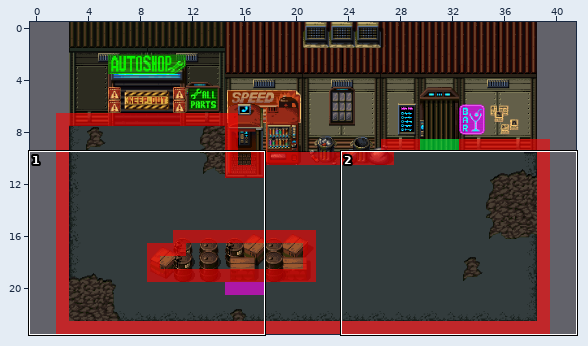
A Tiled map gets an edit: output/assets/maps/world_cantina_exterior.tmx. Above, an overview of the earlier version with the close-up marked.
Close-up. Before:
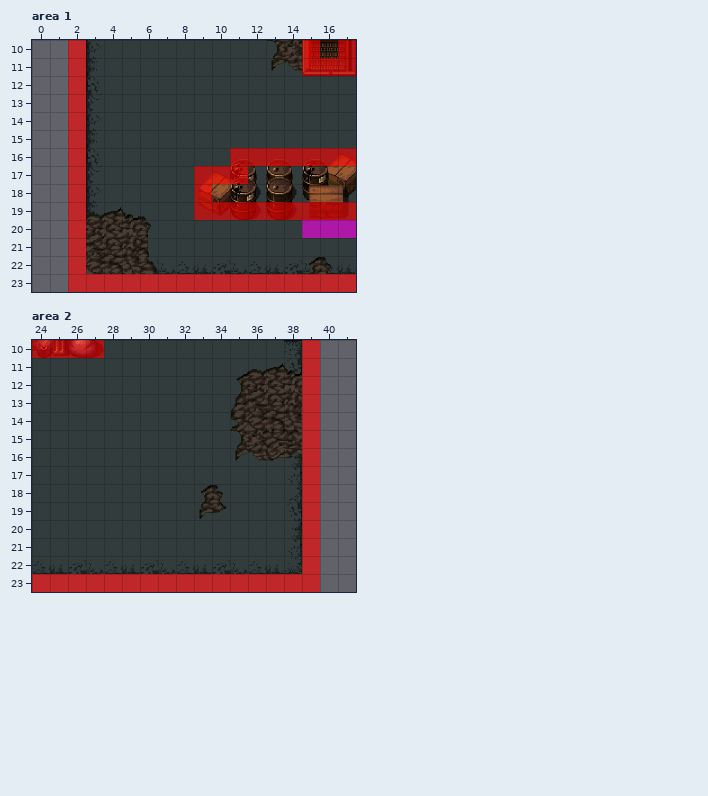
Cells are 32x32 px. Shown: area 1 x 0..17, y 10..23; area 2 x 24..41, y 10..23. The commit also changed other parts of the map, which this record leaves out. The old version is drawn lined up with the new one.
And afterwards:
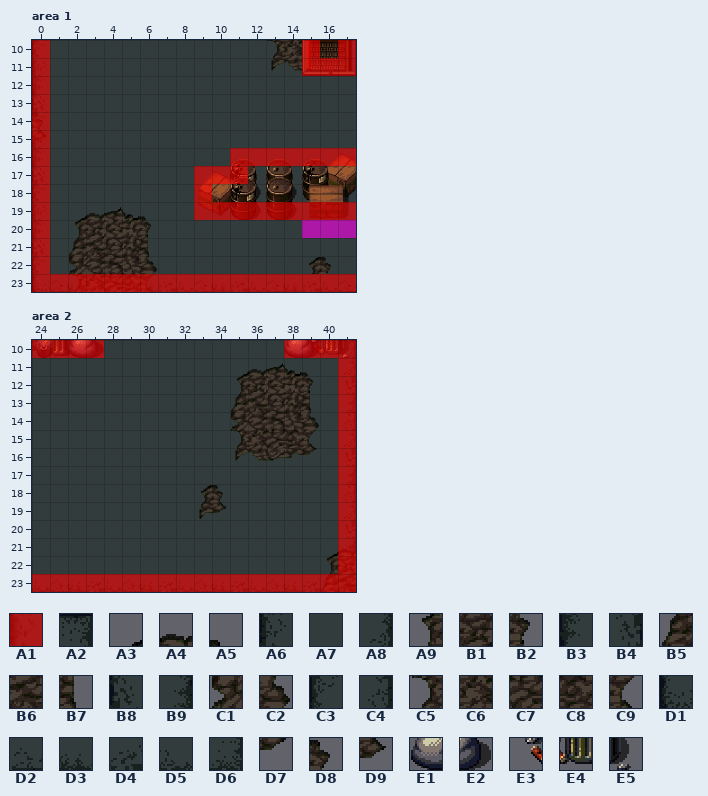
Key: from "collisions": A1 0; from "gasstation_v01_w": A2 14, A3 21, A4 22, A5 25, A6 35, A7 36, A8 40, A9 47, B1 48, B2 51, B3 61, B4 66, B5 73, B6 74, B7 77, B8 87, B9 92, C1 99, C2 103, C3 113, C4 118, C5 125, C6 126, C7 127, C8 128, C9 129, D1 139, D2 140, D3 141, D4 142, D5 143, D6 144, D7 155, D8 181, D9 207, E1 333, E2 334, E3 449, E4 450, E5 451.
__ is an empty cell.
Tiles replaced or removed in this view: A1, A2, A6, A8, B3, B4, B8, B9, C3, C4, D2, D3, D4, D5, D6.
See-through tiles are keyed as they look on the map.
What changed:
Changed rows in their new state; .. is an unchanged cell.
map size 38x24 -> 42x24 cells (old content now starts at 2,0; both pictures use the new coordinates)
Layer "Suelo", area 1:
first column x 0:
10 C3 A7 A7 A7 .. .. .. .. .. .. .. .. .. .. .. .. .. ..
11 A6 A7 A7 A7 .. .. .. .. .. .. .. .. .. .. .. .. .. ..
12 B3 A7 A7 A7 .. .. .. .. .. .. .. .. .. .. .. .. .. ..
13 B8 A7 A7 A7 .. .. .. .. .. .. .. .. .. .. .. .. .. ..
14 C3 A7 A7 A7 .. .. .. .. .. .. .. .. .. .. .. .. .. ..
15 A6 A7 A7 A7 .. .. .. .. .. .. .. .. .. .. .. .. .. ..
16 B3 A7 A7 A7 .. .. .. .. .. .. .. .. .. .. .. .. .. ..
17 B8 A7 A7 A7 .. .. .. .. .. .. .. .. .. .. .. .. .. ..
18 C3 A7 A7 A7 .. .. .. .. .. .. .. .. .. .. .. .. .. ..
19 A6 A7 A7 A7 .. .. .. .. .. .. .. .. .. .. .. .. .. ..
20 B3 A7 A7 .. .. .. .. .. .. .. .. .. .. .. .. .. .. ..
21 B8 A7 A7 .. .. .. .. .. .. .. .. .. .. .. .. .. .. ..
22 C3 A7 A7 .. .. .. A7 A7 A7 A7 A7 A7 A7 A7 A7 A7 A7 A7
23 D1 D2 D3 .. .. .. D3 D4 D5 D2 D3 D4 D5 D2 D3 D4 D5 D2
Layer "Suelo_2", area 1:
first column x 0:
14 D8
15 D9
first column x 2:
19 A3 .. .. .. ..
20 A9 .. .. .. ..
21 B5 .. .. .. ..
22 C1 .. .. .. ..
23 C5 C6 C7 C8 C9
Layer "Collisions_Wall", area 1:
first column x 0:
10 A1 .. __
11 A1 .. __
12 A1 .. __
13 A1 .. __
14 A1 .. __
15 A1 .. __
16 A1 .. __
17 A1 .. __
18 A1 .. __
19 A1 .. __
20 A1 .. __
21 A1 .. __
22 A1 .. __
23 A1 A1 ..
Layer "Suelo", area 2:
first column x 24:
10 .. .. .. .. .. .. .. .. .. .. .. .. .. .. A7 A7 A7 C4
11 .. .. .. .. .. .. .. .. .. .. .. .. .. .. A7 A7 A7 A8
12 .. .. .. .. .. .. .. .. .. .. .. .. .. .. .. A7 A7 B4
13 .. .. .. .. .. .. .. .. .. .. .. .. .. .. .. A7 A7 B9
14 .. .. .. .. .. .. .. .. .. .. .. .. .. .. .. A7 A7 C4
15 .. .. .. .. .. .. .. .. .. .. .. .. .. .. .. A7 A7 A8
16 .. .. .. .. .. .. .. .. .. .. .. .. .. .. A7 A7 A7 B4
17 .. .. .. .. .. .. .. .. .. .. .. .. .. .. A7 A7 A7 B9
18 .. .. .. .. .. .. .. .. .. .. .. .. .. .. A7 A7 A7 C4
19 .. .. .. .. .. .. .. .. .. .. .. .. .. .. A7 A7 A7 A8
20 .. .. .. .. .. .. .. .. .. .. .. .. .. .. A7 A7 A7 B4
21 .. .. .. .. .. .. .. .. .. .. .. .. .. .. A7 A7 A7 B9
22 A7 A7 A7 A7 A7 A7 A7 A7 A7 A7 A7 A7 A7 A7 A7 A7 A7 ..
23 D5 D2 D3 D4 D5 D2 D3 D4 D5 D2 D3 D4 D5 D2 D3 D4 D5 ..
Layer "Suelo_2", area 2:
first column x 39:
11 A5
12 B2
13 B7
14 C2
15 C9
16 D7
first column x 40:
21 A3 A4
22 A9 B1
23 B5 B6
Layer "Otros_Mundo_5", area 2:
first column x 39:
10 E3 E4 E5
Layer "Otros_Mundo_2", area 2:
first column x 38:
10 E1 E2
Layer "Collisions_Wall", area 2:
first column x 38:
10 A1 .. A1 A1
11 .. __ .. A1
12 .. __ .. A1
13 .. __ .. A1
14 .. __ .. A1
15 .. __ .. A1
16 .. __ .. A1
17 .. __ .. A1
18 .. __ .. A1
19 .. __ .. A1
20 .. __ .. A1
21 .. __ .. A1
22 .. __ .. A1
23 .. .. A1 A1
Where, in picture pixels (left, top, right, bottom), the same in both close-ups:
changed: (32, 40, 356, 292)
changed: (32, 340, 356, 592)
